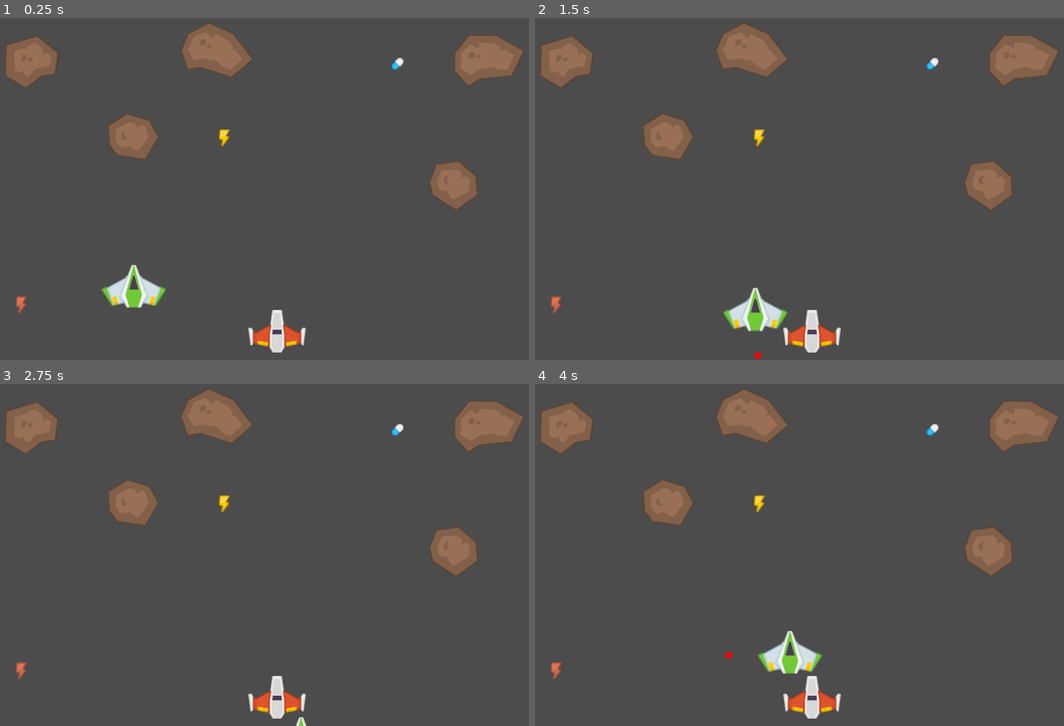
Above: before the commit, frames 1-4 (two rows, left to right).
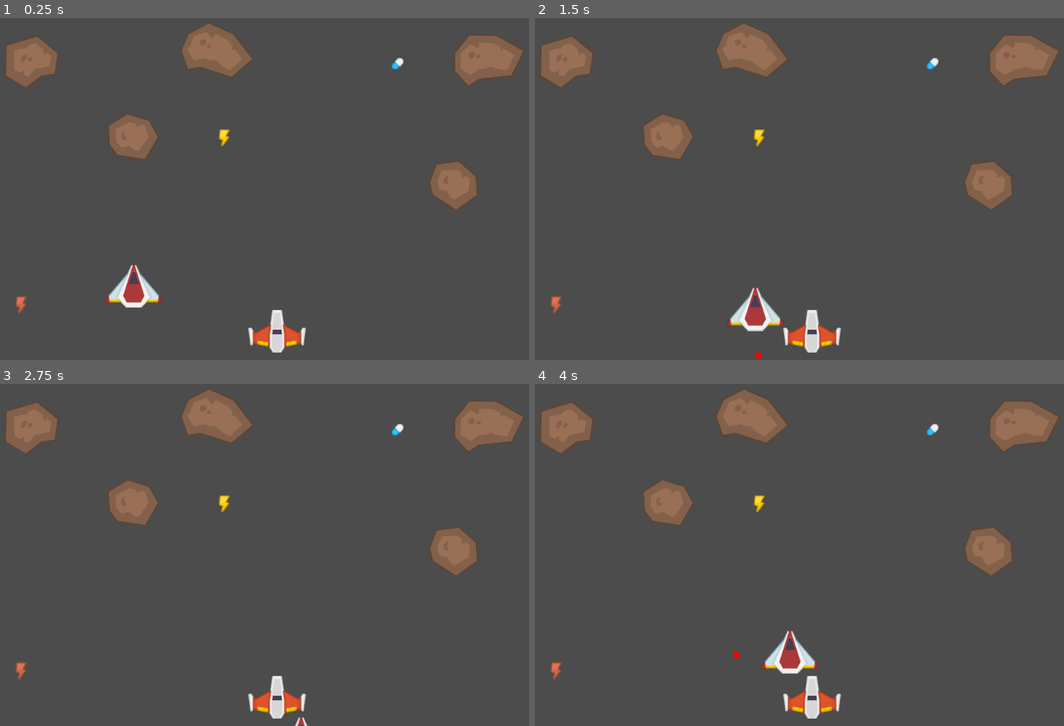
Above: after the commit, the same moments.

Repository: danlima133/SpaceShooterRDX
Game: Godot game, scene res://tests/scenes/test_window.tscn
Same seed, same stepped clock (60 frames per second), same inputs: the game is played once before the commit and once after it. The project has no main scene, so this scene is started directly.
Inputs:
- Up to frame 1 (0.25 s): no input
- Up to frame 2 (1.5 s): tap Enter at 0.5 s; hold D (player_right) 0.53-1.28 s; hold S (player_down) from 1.28 s (still down)
- Up to frame 3 (2.75 s): release S (player_down) at 2.03 s; hold D (player_right) from 2.03 s (still down)
- Up to frame 4 (4 s): release D (player_right) at 2.78 s; hold W (player_up) 2.78-3.53 s; hold A (player_left) from 3.53 s (still down)

The runs differ from the first frame. In frame 1, 0.7% of the frame differs, in the area x 19-32%, y 72-85%; in frame 2, 0.7%; in frame 3, less than 0.1%; in frame 4, 0.7%, in the area x 36-55%, y 72-85%.

Commit message:
feat add player change skin by level

Diff:
--- /dev/null
+++ b/game_objects/player/componets/scripts/player_skin.gd
@@ -0,0 +1,18 @@
+extends Componet
+
+export(Texture) var spriteDefault
+
+const rootPathSprites = "res://assets/sprites/player/"
+
+onready var texture = $"../../texture"
+
+func getSkinByLevel(level:int, variation:String) -> Texture:
+	var path = (rootPathSprites + "nvl_" + str(level) + "/" + variation.to_upper() + ".png")
+
+	if ResourceLoader.exists(path):
+		return ResourceLoader.load(path) as Texture
+
+	return spriteDefault
+
+func _init_componet():
+	texture.texture = getSkinByLevel(3, "d")
--- a/game_objects/player/scene/player.tscn
+++ b/game_objects/player/scene/player.tscn
@@ -1,11 +1,13 @@
-[gd_scene load_steps=7 format=2]
+[gd_scene load_steps=9 format=2]
 
 [ext_resource path="res://game_objects/player/script/player.gd" type="Script" id=1]
 [ext_resource path="res://game_objects/player/componets/scripts/attributes.gd" type="Script" id=2]
 [ext_resource path="res://game_objects/player/componets/scripts/player_flags.gd" type="Script" id=3]
-[ext_resource path="res://assets/sprites/player/nvl_2/playerShip2_green.png" type="Texture" id=4]
+[ext_resource path="res://assets/sprites/player/nvl_2/B.png" type="Texture" id=4]
 [ext_resource path="res://game_objects/player/componets/scripts/contetion.gd" type="Script" id=5]
 [ext_resource path="res://manager_componets/componets/manager_componets.tscn" type="PackedScene" id=6]
+[ext_resource path="res://game_objects/player/componets/scripts/player_skin.gd" type="Script" id=7]
+[ext_resource path="res://assets/sprites/player/nvl_1/A.png" type="Texture" id=8]
 
 [node name="player" type="Node2D"]
 script = ExtResource( 1 )
@@ -30,5 +32,9 @@
 script = ExtResource( 5 )
 _id = 2
 
+[node name="player_skin" type="Node" parent="manager_componets"]
+script = ExtResource( 7 )
+spriteDefault = ExtResource( 8 )
+
 [connection signal="screen_entered" from="visibility" to="manager_componets/contetion" method="_on_visibility_screen_entered"]
 [connection signal="screen_exited" from="visibility" to="manager_componets/contetion" method="_on_visibility_screen_exited"]
--- a/tests/scenes/test_window.tscn
+++ b/tests/scenes/test_window.tscn
@@ -3,7 +3,7 @@
 [ext_resource path="res://assets/sprites/meteors/meteorBrown_big1.png" type="Texture" id=1]
 [ext_resource path="res://assets/sprites/meteors/meteorBrown_big2.png" type="Texture" id=2]
 [ext_resource path="res://assets/sprites/meteors/meteorBrown_big3.png" type="Texture" id=3]
-[ext_resource path="res://assets/sprites/player/nvl_1/playerShip1_orange.png" type="Texture" id=4]
+[ext_resource path="res://assets/sprites/player/nvl_1/C.png" type="Texture" id=4]
 [ext_resource path="res://assets/sprites/power_ups/pill_blue.png" type="Texture" id=5]
 [ext_resource path="res://assets/sprites/power_ups/bolt_gold.png" type="Texture" id=6]
 [ext_resource path="res://assets/sprites/power_ups/bolt_bronze.png" type="Texture" id=7]
Renamed: assets/sprites/player/nvl_1/playerShip1_blue.png -> assets/sprites/player/nvl_1/A.png
Not shown, changed: assets/sprites/player/nvl_1/A.png.import
Renamed: assets/sprites/player/nvl_1/playerShip1_green.png -> assets/sprites/player/nvl_1/B.png
Not shown, changed: assets/sprites/player/nvl_1/B.png.import
Renamed: assets/sprites/player/nvl_1/playerShip1_orange.png -> assets/sprites/player/nvl_1/C.png
Not shown, changed: assets/sprites/player/nvl_1/C.png.import
Renamed: assets/sprites/player/nvl_1/playerShip1_red.png -> assets/sprites/player/nvl_1/D.png
Not shown, changed: assets/sprites/player/nvl_1/D.png.import
Renamed: assets/sprites/player/nvl_2/playerShip2_blue.png -> assets/sprites/player/nvl_2/A.png
Not shown, changed: assets/sprites/player/nvl_2/A.png.import
Renamed: assets/sprites/player/nvl_2/playerShip2_green.png -> assets/sprites/player/nvl_2/B.png
Not shown, changed: assets/sprites/player/nvl_2/B.png.import
(and 12 more such lines)
